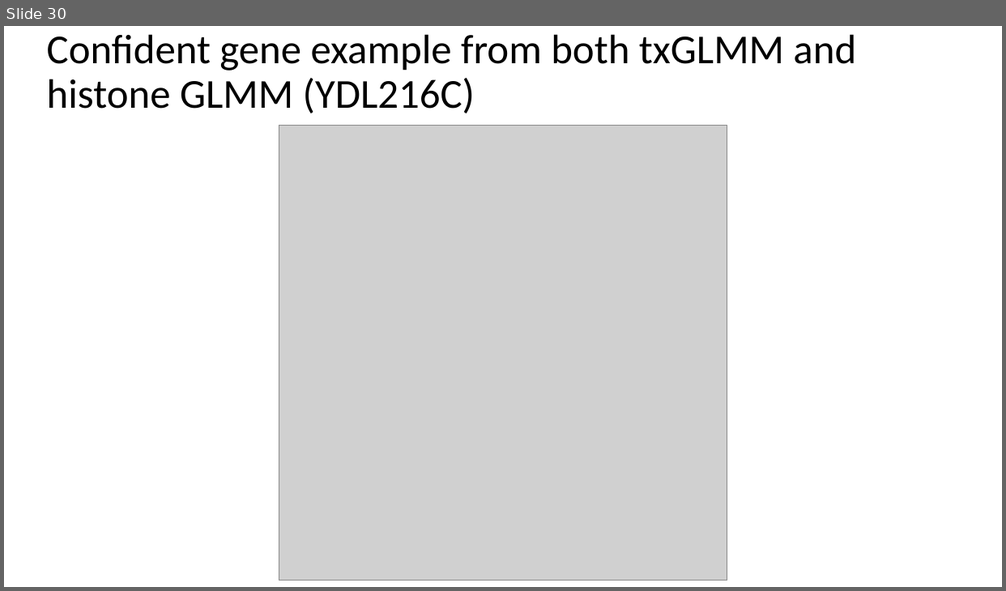
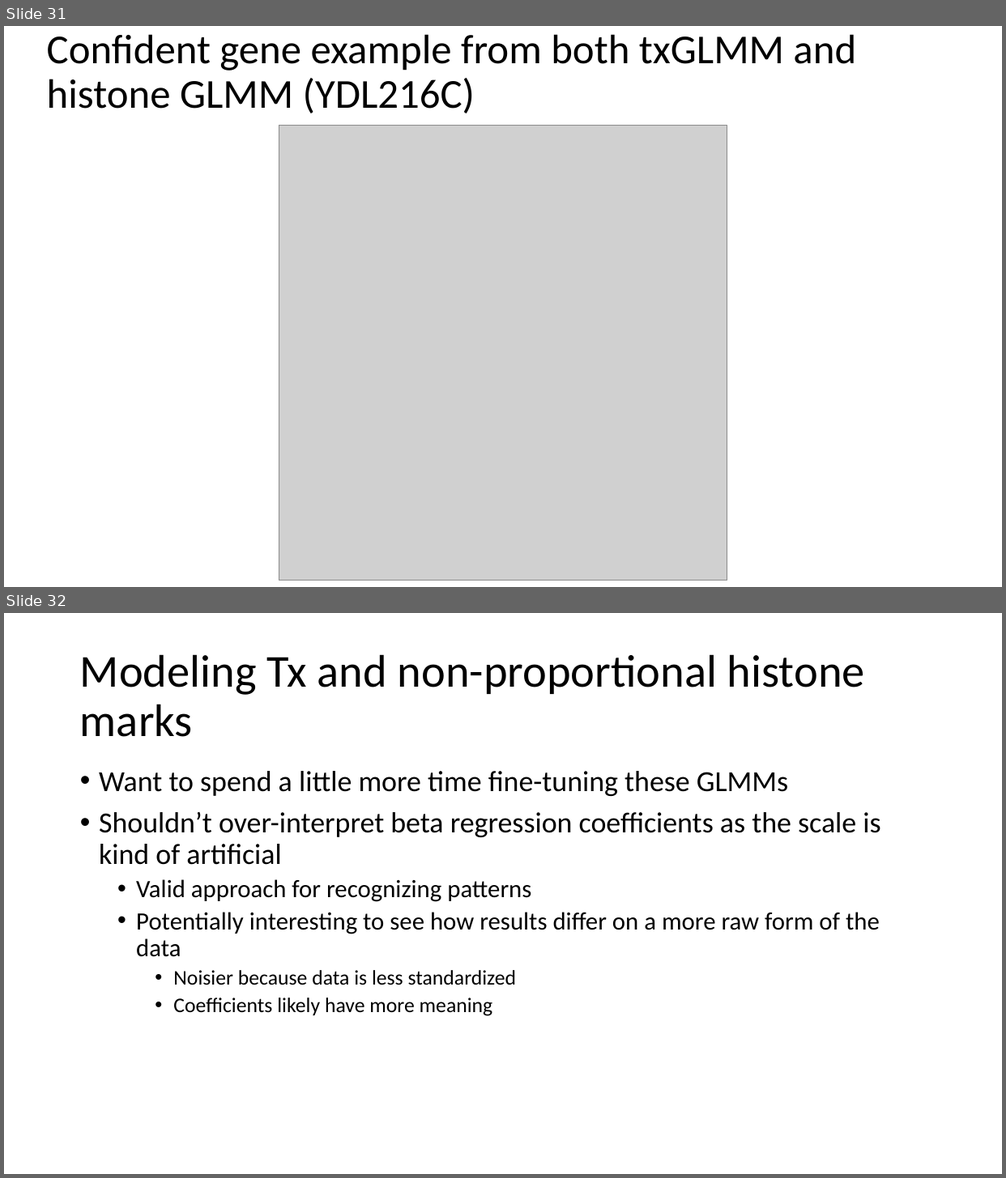
Before and after one commit to gkeele/chipseq-gene-dynamics, a slide deck: slides/greg_austin_modeling_data_050919.pptx. Shown one above the other, each under a label of ours: slide 30 before the commit, slides 31 and 32 after it. The pictures are 1006x591 and 1006x1178 pixels, drawn with LibreOffice and Linux fonts; fonts in the diff are those of the drawing; grey boxes stand for pictures. Boxes give left, top, right and bottom in pixels: in the first picture for what was removed or moved away, otherwise in the second. Text is boxed around its words. In the diff, an @@ line names an element or a change of style, - is before the commit and + after.

```diff
--- a/slides/greg_austin_modeling_data_050919.pptx
+++ b/slides/greg_austin_modeling_data_050919.pptx
@@ slide 32 added at bbox=[4, 613, 1002, 1174], background #FFFFFF @@
@@ title added at bbox=[80, 654, 865, 737], 44 pt, text #000000 @@
+Modeling Tx and non-proportional histone marks
@@ text added at bbox=[99, 771, 880, 1016], 28 pt, text #000000 @@
+• Want to spend a little more time fine-tuning these GLMMs
+• Shouldn’t over-interpret beta regression coefficients as the scale is kind of artificial
+  • Valid approach for recognizing patterns
+  • Potentially interesting to see how results differ on a more raw form of the data
+    • Noisier because data is less standardized
+    • Coefficients likely have more meaning
@@ what was slide 30 is now slide 31 @@
```
Also in this commit, not shown: 5 slides changed, 2 other slides added, 1 slide removed.
